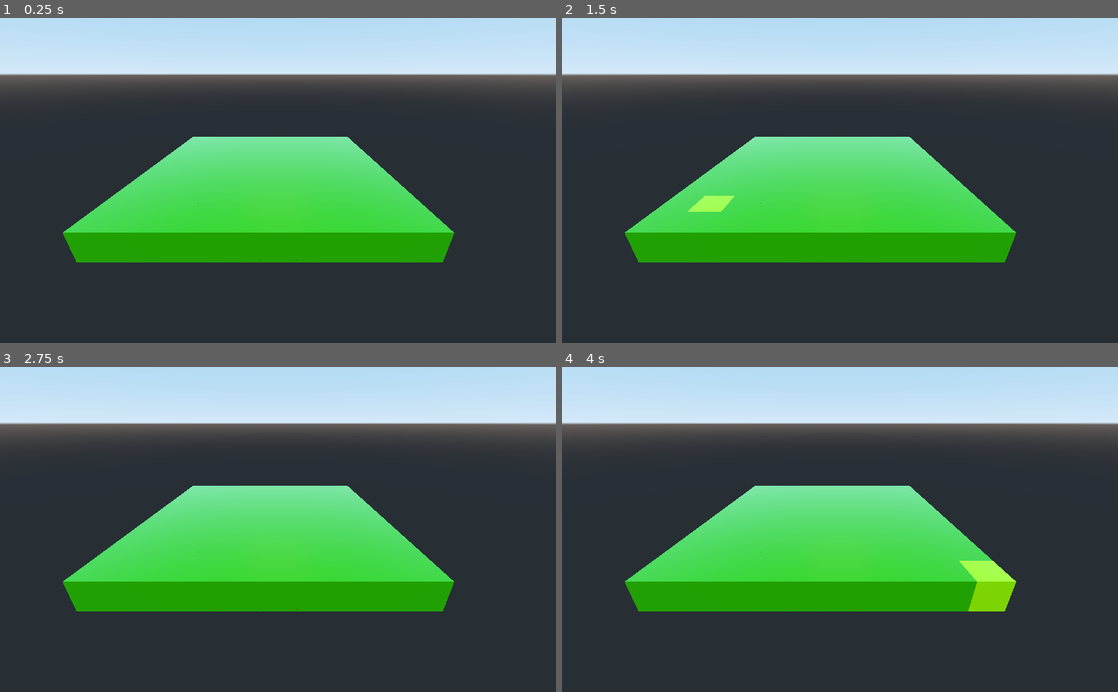
Above: before the commit, frames 1-4 (two rows, left to right).
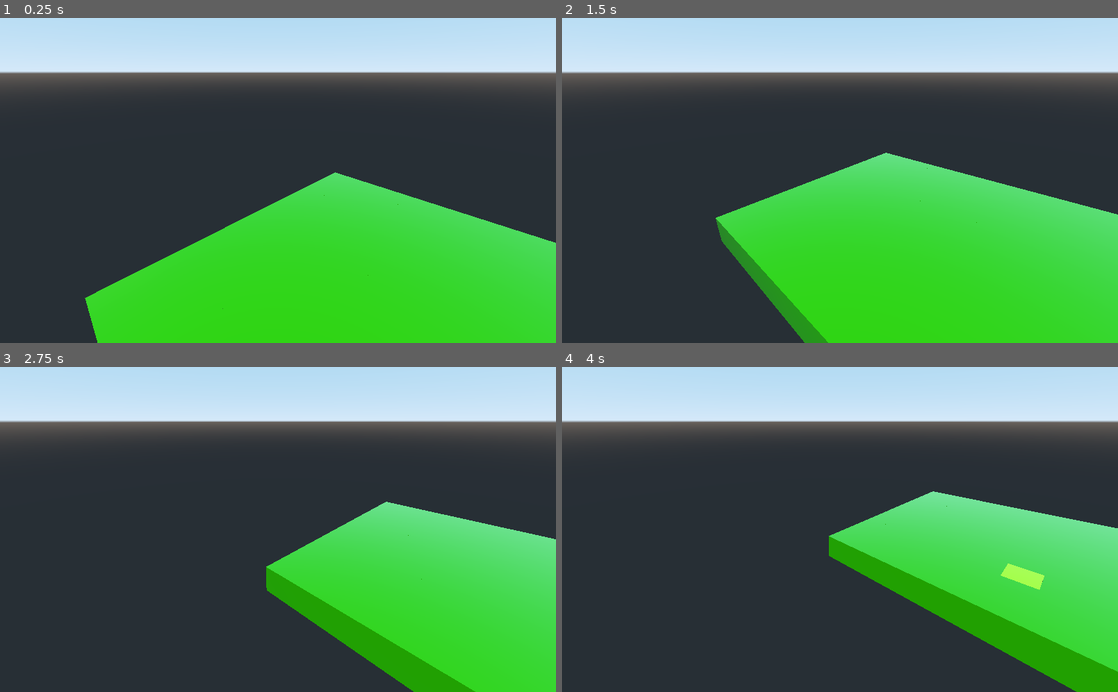
Above: after the commit, the same moments.

Repository: godisntheradio/GuardiaoMotores
Game: Godot game, scene res://Objects/Main.tscn
The game is run twice, just before and just after one commit, with the same random seed, the same clock (stepped at 60 frames per second) and the same inputs.
Inputs (mouse positions are in pixels of both pictures, inside the frame that each line leads up to):
- Up to frame 1 (0.25 s): no input
- Up to frame 2 (1.5 s): tap Enter at 0.5 s; move the mouse to (962, 164) at 0.52 s; hold S (move_camera_back, bound only after the commit) 0.53-1.28 s; tap W (move_camera_front, bound only after the commit) at 0.8, 1.35 s; move the mouse to (728, 196) at 1.27 s
- Up to frame 3 (2.75 s): tap A (move_camera_left, bound only after the commit) at 1.55 s; move the mouse to (333, 458) at 2.02 s; hold A (move_camera_left, bound only after the commit) from 2.03 s (still down); tap D (move_camera_right, bound only after the commit) at 2.3 s
- Up to frame 4 (4 s): move the mouse to (812, 594) at 2.77 s; release A (move_camera_left, bound only after the commit) at 2.78 s; tap D (move_camera_right, bound only after the commit) at 2.85 s; tap S (move_camera_back, bound only after the commit) at 3.05 s; move the mouse to (1006, 578) at 3.52 s; hold S (move_camera_back, bound only after the commit) from 3.53 s (still down); tap W (move_camera_front, bound only after the commit) at 3.8 s

The runs differ from the first frame. In frame 1, 40% of the frame differs, in the area x 0-100%, y 16-100%; in frame 2, 34%; in frame 3, 32%; in frame 4, 30%.

Commit message:
movimentação de camera

Diff:
--- a/Project/Objects/Input.tscn
+++ /dev/null
@@ -1,6 +0,0 @@
-[gd_scene load_steps=2 format=2]
-
-[ext_resource path="res://Input.gd" type="Script" id=1]
-
-[node name="PlayerInput" type="Spatial"]
-script = ExtResource( 1 )
--- a/Project/Objects/Main.tscn
+++ b/Project/Objects/Main.tscn
@@ -1,7 +1,7 @@
 [gd_scene load_steps=3 format=2]
 
 [ext_resource path="res://Objects/Map.tscn" type="PackedScene" id=1]
-[ext_resource path="res://Objects/Input.tscn" type="PackedScene" id=2]
+[ext_resource path="res://Objects/PlayerInput.tscn" type="PackedScene" id=2]
 
 [node name="Main" type="Spatial"]
 
@@ -10,8 +10,5 @@
 width = 3
 height = 3
 
-[node name="Camera" type="Camera" parent="."]
-transform = Transform( 1, 0, 0, 0, 0.909343, 0.416048, 0, -0.416048, 0.909343, 0, 8.36203, 28.6699 )
-
-[node name="Input" parent="." instance=ExtResource( 2 )]
-camera_path = NodePath("../Camera")
+[node name="PlayerInput" parent="." instance=ExtResource( 2 )]
+camera_speed = 10.0
--- a/Project/Objects/MeshInstance.gd
+++ /dev/null
@@ -1,13 +0,0 @@
-extends MeshInstance
-
-# Declare member variables here. Examples:
-# var a = 2
-# var b = "text"
-
-# Called when the node enters the scene tree for the first time.
-func _ready():
-	pass # Replace with function body.
-
-# Called every frame. 'delta' is the elapsed time since the previous frame.
-#func _process(delta):
-#	pass
--- /dev/null
+++ b/Project/Objects/PlayerInput.tscn
@@ -0,0 +1,10 @@
+[gd_scene load_steps=2 format=2]
+
+[ext_resource path="res://Script/PlayerInput.gd" type="Script" id=1]
+
+[node name="PlayerInput" type="Spatial"]
+transform = Transform( 1, 0, 0, 0, 1, 0, 0, 0, 1, -10, 0, 10 )
+script = ExtResource( 1 )
+
+[node name="Camera" type="Camera" parent="."]
+transform = Transform( 0.707107, 0.298836, -0.640857, 0, 0.906308, 0.422618, 0.707107, -0.298836, 0.640857, 0, 10, 0 )
--- /dev/null
+++ b/Project/Script/PlayerInput.gd
@@ -0,0 +1,35 @@
+extends Spatial
+var camera : Camera
+export var camera_speed : float
+func _ready():
+	camera  = get_node("Camera")
+
+	pass
+func _process(delta):
+	processCameraMovement(delta)
+	pass
+func _physics_process(delta):
+	updateRay()
+	pass
+func updateRay():
+	var mouse = get_viewport().get_mouse_position()
+	var space_state = get_world().direct_space_state
+	var dir = camera.project_ray_normal(mouse)
+	var origin = camera.project_ray_origin(mouse)
+	var result = space_state.intersect_ray(origin, origin + dir * 250 )
+
+func processCameraMovement(delta):
+	var move : Vector3
+	if Input.is_action_pressed("move_camera_right"):
+		move.x = 1.0
+	if Input.is_action_pressed("move_camera_left"):
+		move.x = -1.0
+	if Input.is_action_pressed("move_camera_front"):
+		move.z = -1.0
+	if Input.is_action_pressed("move_camera_back"):
+		move.z = 1.0
+	if(move != Vector3.ZERO):
+		var cameraDir = camera.transform.basis.z.normalized()
+		cameraDir.y = 0.0
+		var result = camera.transform.basis.x.normalized() * move.x + cameraDir * move.z
+		translate(result * delta * camera_speed)
--- a/Project/project.godot
+++ b/Project/project.godot
@@ -48,6 +48,33 @@
 run/main_scene="res://Objects/Main.tscn"
 config/icon="res://icon.png"
 
+[input]
+
+move_camera_right={
+"deadzone": 0.5,
+"events": [ Object(InputEventKey,"resource_local_to_scene":false,"resource_name":"","device":0,"alt":false,"shift":false,"control":false,"meta":false,"command":false,"pressed":false,"scancode":68,"unicode":0,"echo":false,"script":null)
+, Object(InputEventKey,"resource_local_to_scene":false,"resource_name":"","device":0,"alt":false,"shift":false,"control":false,"meta":false,"command":false,"pressed":false,"scancode":16777233,"unicode":0,"echo":false,"script":null)
+ ]
+}
+move_camera_left={
+"deadzone": 0.5,
+"events": [ Object(InputEventKey,"resource_local_to_scene":false,"resource_name":"","device":0,"alt":false,"shift":false,"control":false,"meta":false,"command":false,"pressed":false,"scancode":65,"unicode":0,"echo":false,"script":null)
+, Object(InputEventKey,"resource_local_to_scene":false,"resource_name":"","device":0,"alt":false,"shift":false,"control":false,"meta":false,"command":false,"pressed":false,"scancode":16777231,"unicode":0,"echo":false,"script":null)
+ ]
+}
+move_camera_front={
+"deadzone": 0.5,
+"events": [ Object(InputEventKey,"resource_local_to_scene":false,"resource_name":"","device":0,"alt":false,"shift":false,"control":false,"meta":false,"command":false,"pressed":false,"scancode":87,"unicode":0,"echo":false,"script":null)
+, Object(InputEventKey,"resource_local_to_scene":false,"resource_name":"","device":0,"alt":false,"shift":false,"control":false,"meta":false,"command":false,"pressed":false,"scancode":16777232,"unicode":0,"echo":false,"script":null)
+ ]
+}
+move_camera_back={
+"deadzone": 0.5,
+"events": [ Object(InputEventKey,"resource_local_to_scene":false,"resource_name":"","device":0,"alt":false,"shift":false,"control":false,"meta":false,"command":false,"pressed":false,"scancode":83,"unicode":0,"echo":false,"script":null)
+, Object(InputEventKey,"resource_local_to_scene":false,"resource_name":"","device":0,"alt":false,"shift":false,"control":false,"meta":false,"command":false,"pressed":false,"scancode":16777234,"unicode":0,"echo":false,"script":null)
+ ]
+}
+
 [rendering]
 
 environment/default_environment="res://default_env.tres"
